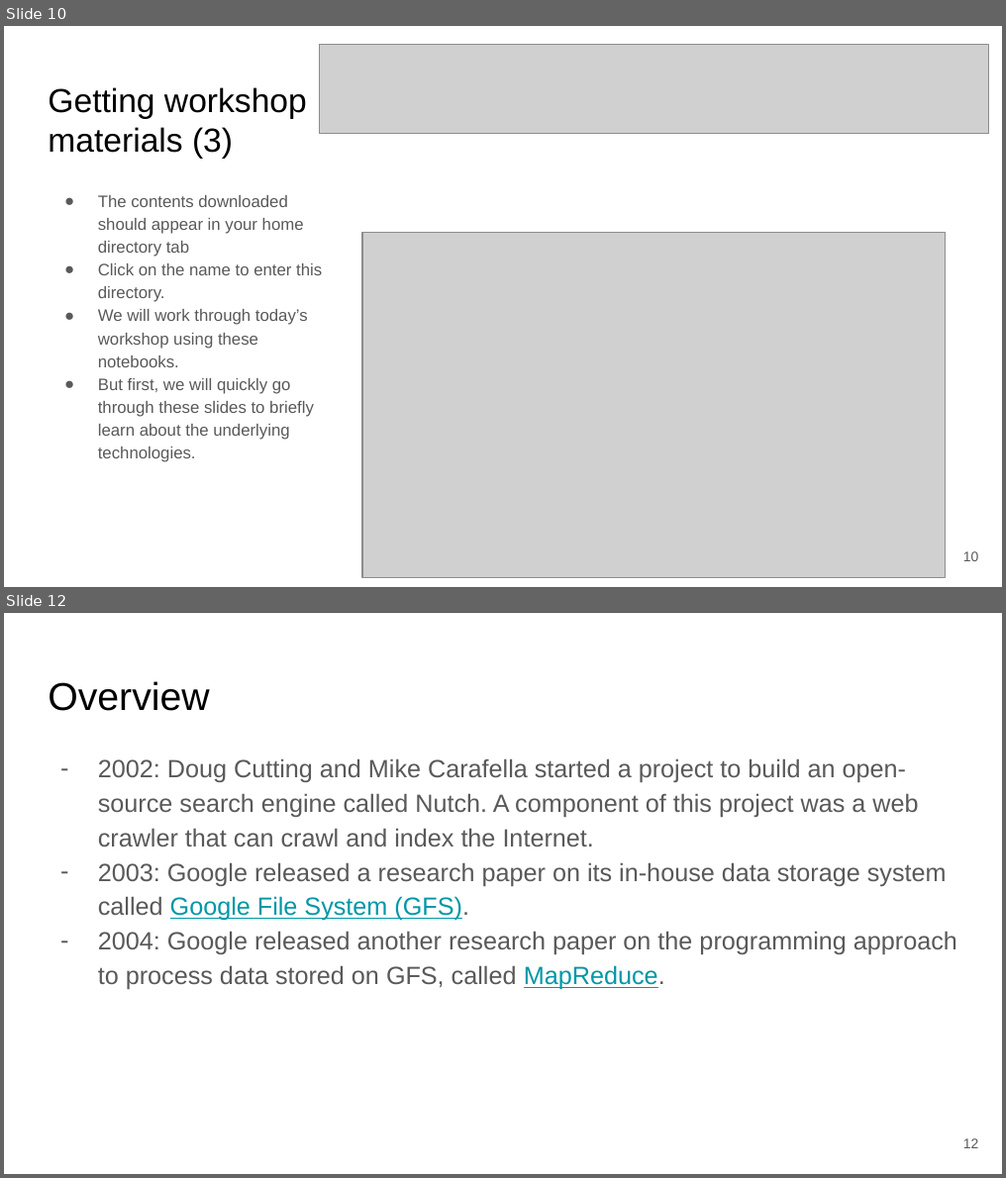
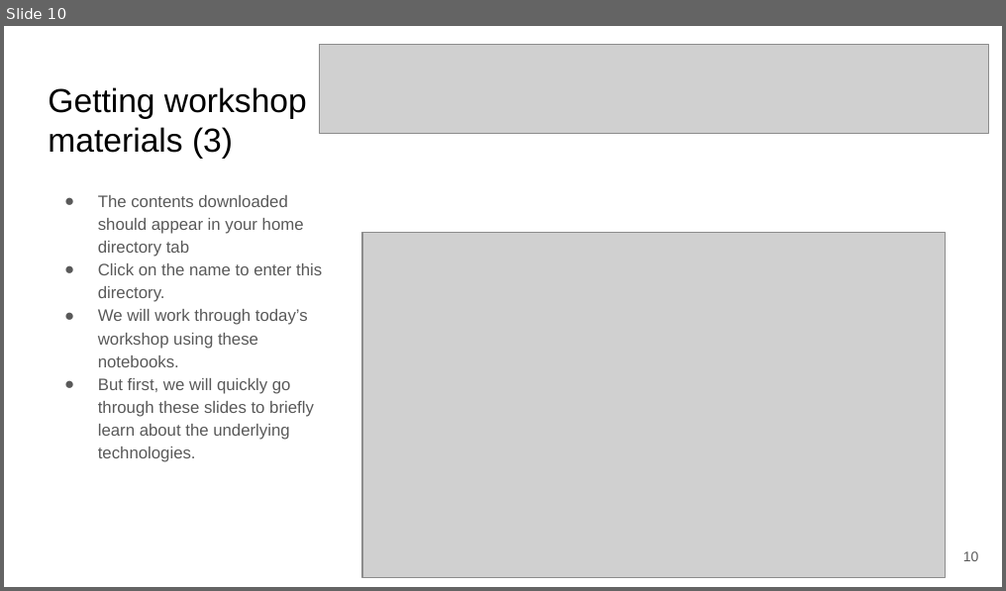
Before and after one commit to clemsonciti/workshop-python-intro-to-spark, a slide deck: Getting_started.pptx. Shown one above the other, each under a label of ours: slides 10 and 12 before the commit, slide 10 after it; the slides between them are not shown. The pictures are 1006x1178 and 1006x591 pixels, drawn with LibreOffice and Linux fonts; fonts in the diff are those of the drawing; grey boxes stand for pictures. Boxes give left, top, right and bottom in pixels: in the first picture for what was removed or moved away, otherwise in the second. Text is boxed around its words. In the diff, an @@ line names an element or a change of style, - is before the commit and + after.

```diff
--- a/Getting_started.pptx
+++ b/Getting_started.pptx
@@ slide 12 removed at [4, 613, 1002, 1174], background #FFFFFF @@
@@ title removed at [48, 681, 209, 711] @@
-Overview
@@ text removed at [98, 759, 957, 990] @@
-– 2002: Doug Cutting and Mike Carafella started a project to build an open-source search engine called Nutch. A component of this project was a web crawler that can crawl and index the Internet.
-– 2003: Google released a research paper on its in-house data storage system called Google File System (GFS).
-– 2004: Google released another research paper on the programming approach to process data stored on GFS, called MapReduce.
@@ page number removed at [963, 1139, 979, 1149] @@
-12
```
Also in this commit, not shown: 1 slide changed, 14 other slides removed.
